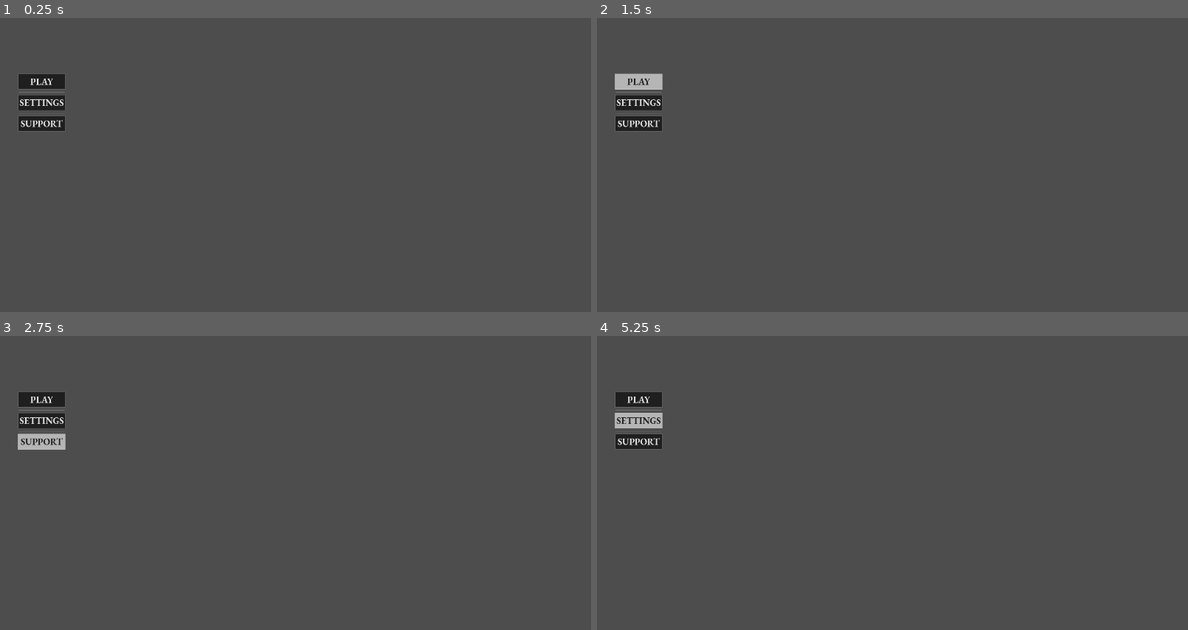
Above: before the commit, frames 1-4 (two rows, left to right).
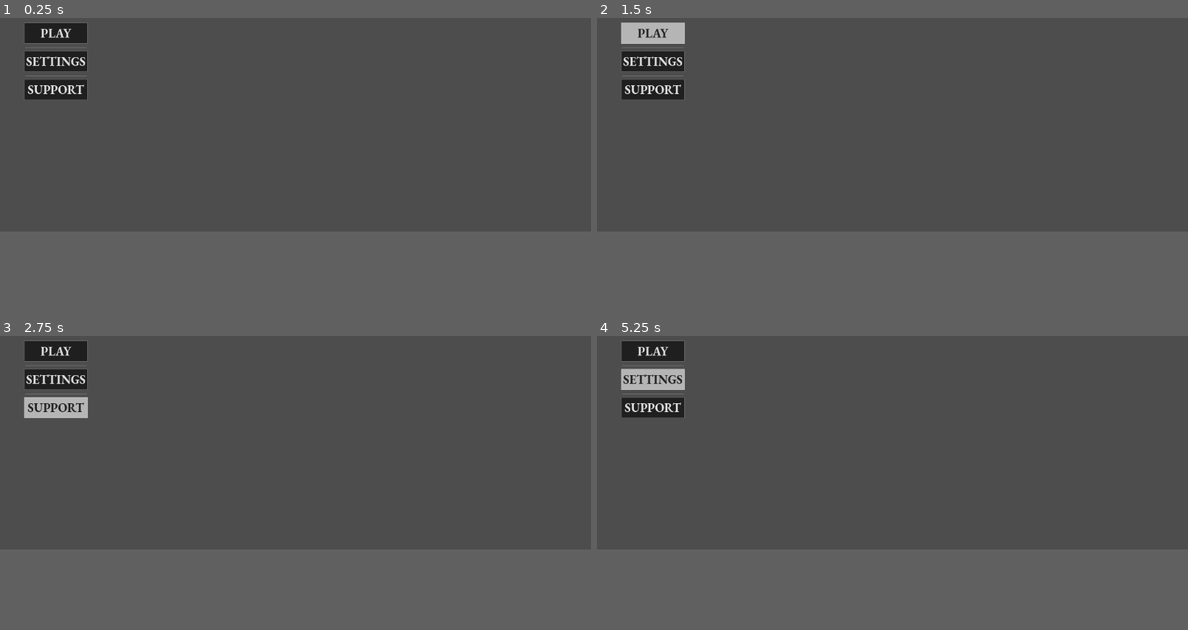
Above: after the commit, the same moments.

Repository: A840w/confessional-abstain
Game: Godot game, scene res://core/UI/main_menu.tscn
Two runs of this game, one before a commit and one after it. Both use one fixed random seed, a clock stepped at 60 frames per second and the inputs below. The project has no main scene, so this scene is started directly.
Inputs:
- Up to frame 1 (0.25 s): no input
- Up to frame 2 (1.5 s): click "PLAY" at 0.5 s; click "PLAY" at 1.25 s
- Up to frame 3 (2.75 s): click "SUPPORT" at 2 s
- Up to frame 4 (5.25 s): click "SUPPORT" at 2.75 s; click "PLAY" at 3.5 s; click "SUPPORT" at 4.25 s; click "SETTINGS" at 5 s
In our replay, the window is 800x559 before the commit and 800x450 after it. These sizes can differ from the game's own. Grey fills any space a smaller window leaves; there, only what the larger window draws over its background counts as a difference.

The runs differ from the first frame. In frame 1, 2.7% of the frame differs, in the area x 3-15%, y 1-39%; in frame 2, 2.9%; in frame 3, 3.0%; in frame 4, 2.9%.

Commit message:
getting ts mess fixed

Diff:
--- a/core/components/npc/base_npc.gd
+++ /dev/null
@@ -1,34 +0,0 @@
-class_name BaseNPC
-extends Node3D
-
-@export var dialogue_resource: DialogueResource
-@export var dialogue_start: String = "start"
-@export var confessional_camera_target: NodePath ## Assign your PhantomCamera3D or Target Node here
-
-signal started_dialogue
-signal ended_dialogue
-
-# Called by your interaction system
-func interact() -> void:
-    emit_signal("started_dialogue")
-
-    # Shift Phantom Camera target if assigned
-    if not confessional_camera_target.is_empty():
-        var cam = get_node(confessional_camera_target)
-        if cam and cam.has_method("set_priority"):
-            cam.set_priority(20) # Bump priority to cut to confessional view
-
-    # Run dialogue using the standard Dialogue Manager balloon
-    var balloon = load("res://addons/dialogue_manager/dialogue_balloon.tscn").instantiate()
-    get_tree().current_scene.add_child(balloon)
-    balloon.start(dialogue_resource, dialogue_start)
-
-    # Wait for dialogue to finish
-    await DialogueManager.dialogue_ended
-
-    if not confessional_camera_target.is_empty():
-        var cam = get_node(confessional_camera_target)
-        if cam and cam.has_method("set_priority"):
-            cam.set_priority(0) # Revert priority back to player cam
-
-    emit_signal("ended_dialogue")
--- a/features/NPC/base_npc.tscn
+++ /dev/null
@@ -1,13 +0,0 @@
-[gd_scene format=3 uid="uid://dt0swdr5564uf"]
-
-[ext_resource type="Script" uid="uid://bbmmuxg2hw6yw" path="res://core/components/npc/base_npc.gd" id="1_hwp8w"]
-
-[sub_resource type="CapsuleMesh" id="CapsuleMesh_8lcvq"]
-
-[node name="Node3D" type="Node3D" unique_id=1071467110]
-
-[node name="MeshInstance3D" type="MeshInstance3D" parent="." unique_id=266126745]
-mesh = SubResource("CapsuleMesh_8lcvq")
-
-[node name="base_npc" type="Node3D" parent="." unique_id=718234354]
-script = ExtResource("1_hwp8w")
--- a/project.godot
+++ b/project.godot
@@ -25,7 +25,9 @@
 [dialogic]
 
 directories/dch_directory={}
-directories/dtl_directory={}
+directories/dtl_directory={
+"timeline": "res://core/utils/timelines/timeline.dtl"
+}
 layout/style_directory={}
 text/letter_speed=0.01
 text/initial_text_reveal_skippable=true
@@ -67,8 +69,6 @@
 
 [display]
 
-window/size/viewport_width=1545
-window/size/viewport_height=1080
 window/stretch/mode="viewport"
 window/description="a game abouut confessions"
 
--- a/tests/tests.tscn
+++ b/tests/tests.tscn
@@ -87,9 +87,9 @@
 anchor_top = 1.0
 anchor_bottom = 1.0
 offset_left = -17.0
-offset_top = -10.0
+offset_top = 422.0
 offset_right = 2756.0
-offset_bottom = 428.99658
+offset_bottom = 860.9966
 grow_vertical = 0
 size_flags_horizontal = 3
 size_flags_vertical = 3
Not shown, removed: core/components/npc/base_npc.gd.uid
Not shown, removed: core/utils/dialouge/dialogues/conffesional.dialogue
Not shown, removed: core/utils/dialouge/dialogues/conffesional.dialogue.import
Not shown, added: core/utils/timelines/timeline.dtl
Not shown, added: core/utils/timelines/timeline.dtl.uid
